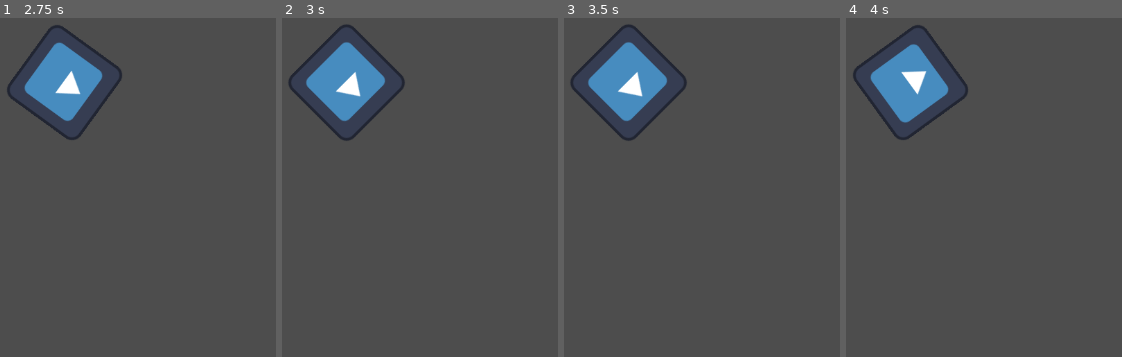
Above: before the commit, frames 1-4 (left to right).
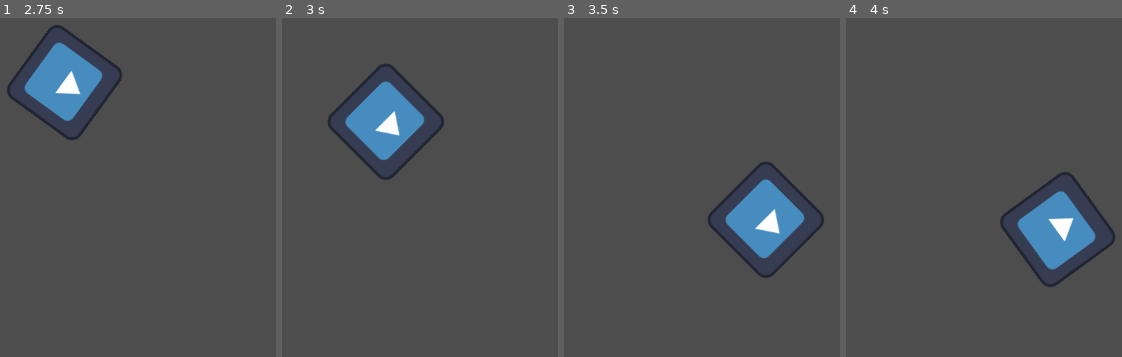
Above: after the commit, the same moments.

Repository: ethandav/learning-godot
Game: Godot game, scene res://sprite_2d.tscn
The game is run twice, just before and just after one commit, with the same random seed, the same clock (stepped at 60 frames per second) and the same inputs. The engine's default icon, where the game draws it, is replaced by a stand-in: a white triangle on a blue panel in a dark square.
Inputs:
- Up to frame 1 (2.75 s): tap Enter at 0.5 s; hold Right (ui_right) 0.53-1.28 s; hold Left (ui_left) 1.28-2.03 s; hold Right (ui_right) from 2.03 s (still down)
- Up to frame 2 (3 s): release Right (ui_right) at 2.78 s; hold Up (ui_up) from 2.78 s (still down)
- Up to frame 3 (3.5 s): keep holding Up (ui_up)
- Up to frame 4 (4 s): release Up (ui_up) at 3.53 s; hold Left (ui_left) from 3.53 s (still down)

Frame 1 is identical in both runs. In frame 2, 8.8% of the frame differs, in the area x 2-59%, y 2-48%; in frame 3, 9.8%; in frame 4, 10%, in the area x 2-98%, y 2-80%.

Commit message:
Player forward movement

Diff:
--- a/first-script/sprite_2d.gd
+++ b/first-script/sprite_2d.gd
@@ -4,13 +4,14 @@
 var angular_speed = PI
 
 func _process(delta):
-	#rotation += angular_speed * delta
-	#var velocity = Vector2.UP.rotated(rotation) * speed
+	var velocity = Vector2.ZERO
 
-	#position += velocity * delta
 	var direction = 0
 	if Input.is_action_pressed("ui_left"):
 		direction = -1
 	if Input.is_action_pressed("ui_right"):
 		direction = 1
+	if Input.is_action_pressed("ui_up"):
+		velocity = Vector2.UP.rotated(rotation) * speed
 	rotation += angular_speed * direction * delta
+	position += velocity * delta
